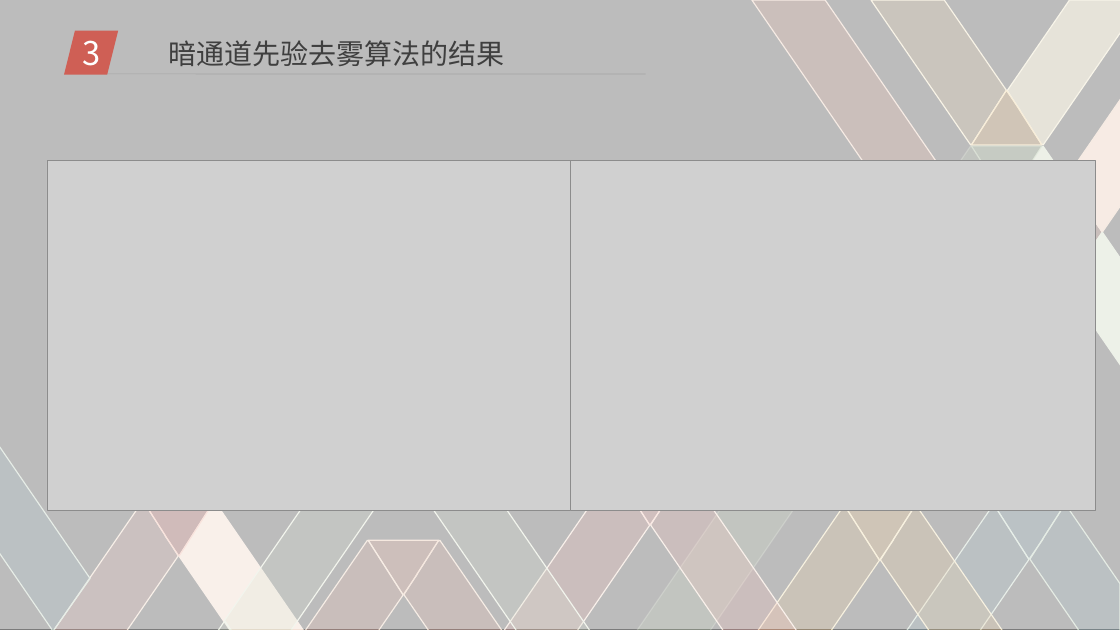
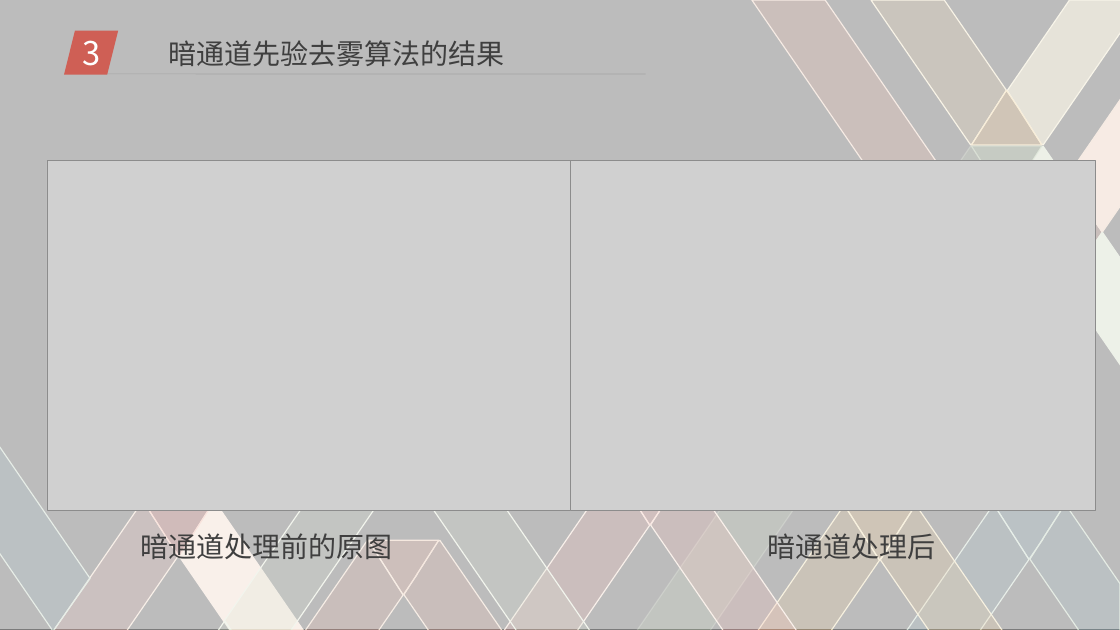
Before and after one commit to DigitalMedia2017-20/Mid-term, a slide deck: slide 8 of pre.ppt. Drawn at 1120x630 pixels with LibreOffice and Linux fonts; fonts in the diff are those of the drawing; grey boxes stand for pictures; background and template pictures are left out. Boxes give left, top, right and bottom in pixels: in the first picture for what was removed or moved away, otherwise in the second. Text is boxed around its words. In the diff, an @@ line names an element or a change of style, - is before the commit and + after.

Commit message:
ppt 1.5

```diff
--- a/pre.ppt
+++ b/pre.ppt
@@ text added at box(141, 529, 393, 565), 24 pt, text #3F3F3F @@
+暗通道处理前的原图
@@ text added at box(768, 529, 936, 565), 24 pt, text #3F3F3F @@
+暗通道处理后
```
Also in this commit, not shown: 2 other slides changed, 17 slides removed.
